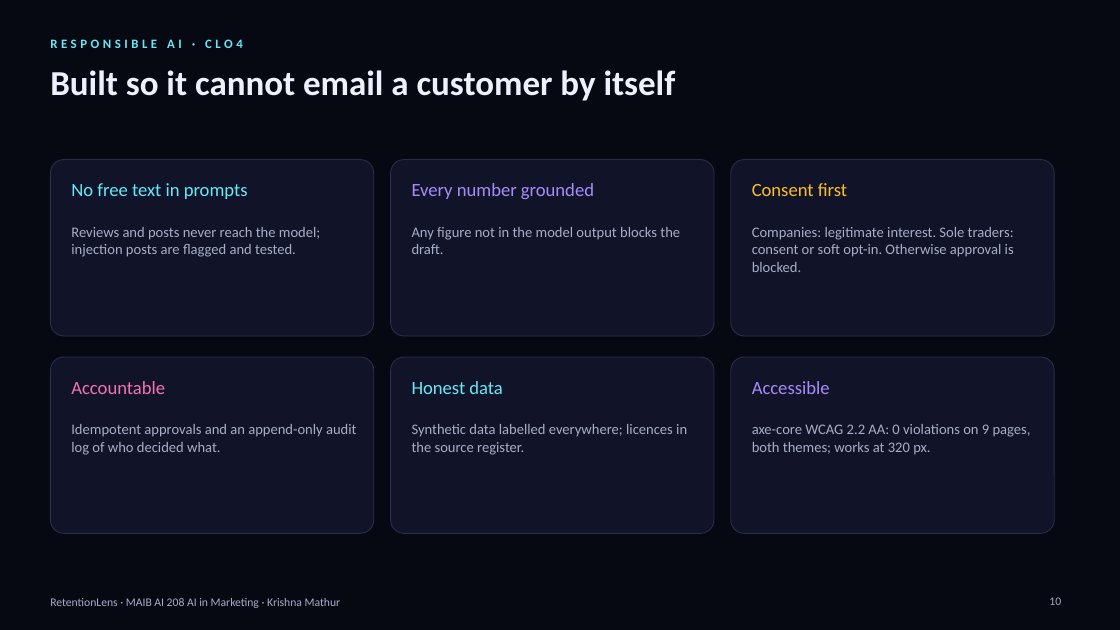
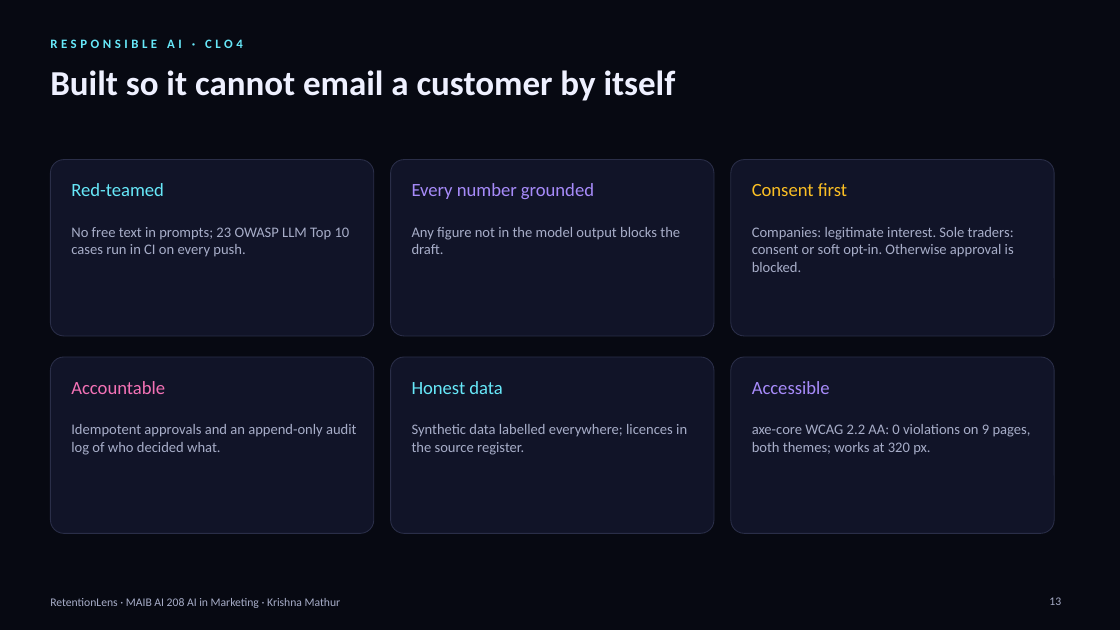
Before and after one commit to krish2105/Retention-Lens-AI-in-Marketing-, a slide deck: slide 13 of submissions/RetentionLens_Presentation.pptx (slide 10 before the commit). Drawn at 1120x630 pixels with LibreOffice and Linux fonts; fonts in the diff are those of the drawing; background and template pictures are left out. Boxes give left, top, right and bottom in pixels: in the first picture for what was removed or moved away, otherwise in the second. Text is boxed around its words. In the diff, an @@ line names an element or a change of style, - is before the commit and + after.

```diff
--- a/submissions/RetentionLens_Presentation.pptx
+++ b/submissions/RetentionLens_Presentation.pptx
@@ text at box(71, 183, 164, 196): text changed @@
-No free text in prompts
+Red-teamed
@@ text at box(71, 227, 350, 257): text changed @@
-Reviews and posts never reach the model; injection posts are flagged and tested.
+No free text in prompts; 23 OWASP LLM Top 10 cases run in CI on every push.
@@ page number at box(1049, 597, 1061, 605): text changed @@
-10
+13
```
Also in this commit, not shown: 6 other slides changed, 6 slides added, 2 slides removed, 35 other files.
